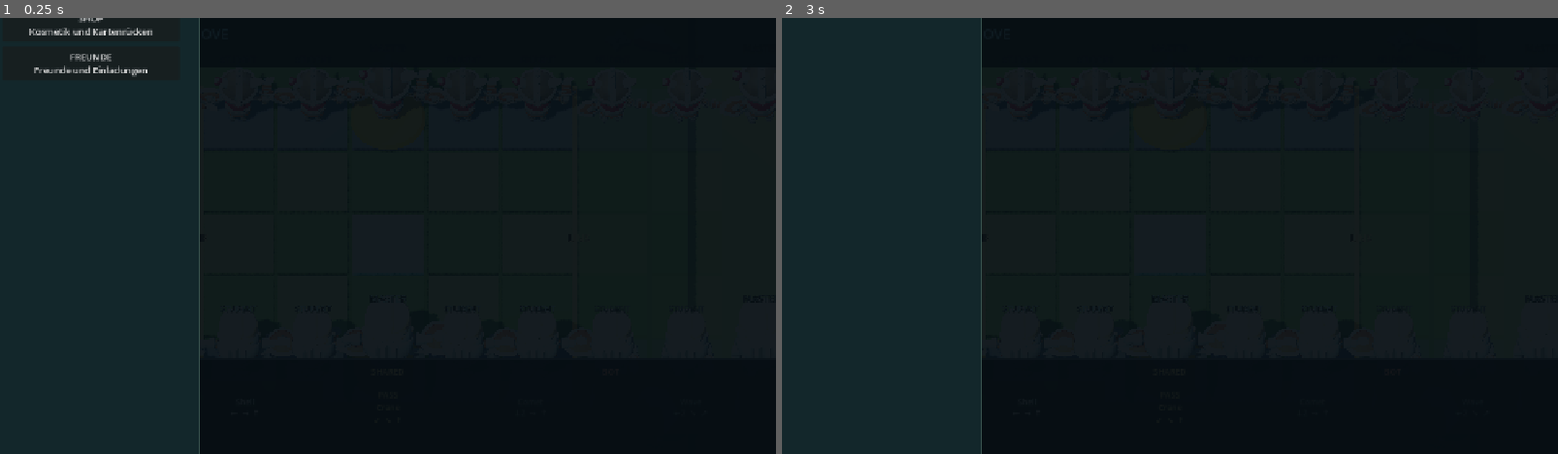
Above: before the commit, frames 1-2 (left to right).
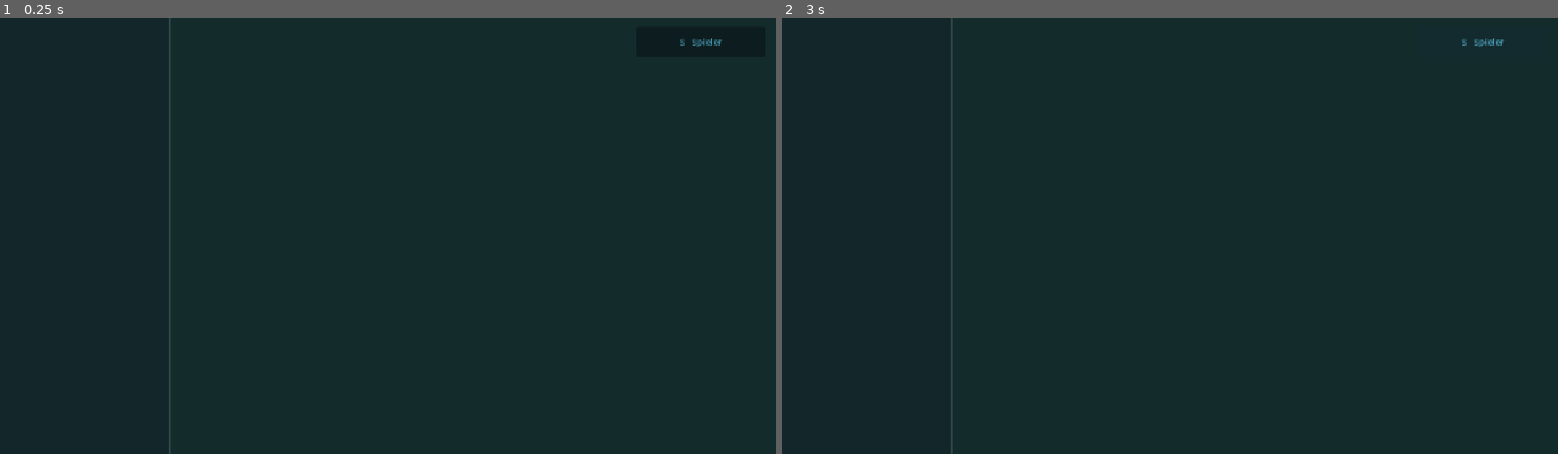
Above: after the commit, the same moments.

Repository: karl3yyyy/infinity-grid
Game: Godot game, scene res://scenes/main.tscn
Same seed, same stepped clock (60 frames per second), same inputs: the game is played once before the commit and once after it.
Inputs (mouse positions are in pixels of both pictures, inside the frame that each line leads up to):
- Up to frame 1 (0.25 s): no input
- Up to frame 2 (3 s): click (875, 26) at 0.5 s, where only the run before the commit has a clickable "SHOP Kosmetik und Kartenrücken"; click "Vortex ↙ ↘ ↑2" at 1.25 s; click "Shell ← → ↑" at 2 s; click (1480, 39) at 2.75 s, where only the run after the commit has a clickable "S Spieler"

The runs differ from the first frame. In frame 1, 25% of the frame differs, in the area x 3-100%, y 0-100%; in frame 2, 25%, in the area x 21-100%, y 0-100%.

Commit message:
Center game modes in full-screen menu

Diff:
--- a/scripts/battle/onitama_battle_manager.gd
+++ b/scripts/battle/onitama_battle_manager.gd
@@ -45,6 +45,7 @@
 	player_controller.cancel_requested.connect(_on_cancel_requested)
 	battle_ui.card_selected.connect(_on_card_selected)
 	battle_ui.bot_training_requested.connect(_start_bot_training)
+	battle_ui.local_multiplayer_requested.connect(_start_local_multiplayer)
 	battle_ui.restart_pressed.connect(_restart_battle)
 	battle_ui.quit_pressed.connect(func() -> void: get_tree().quit())
 	_deal_cards()
@@ -88,6 +89,8 @@
 func _show_title_menu() -> void:
 	input_locked = true
 	player_controller.enabled = false
+	grid_manager.get_parent().visible = false
+	battle_ui.main_menu.open_menu(false)
 	camera_controller.set_player_view(0)
 	_refresh_ui()
 	battle_ui.set_instruction("Choose a mode to begin.")
@@ -97,6 +100,7 @@
 	if battle_over:
 		return
 	battle_ui.main_menu.close_menu()
+	grid_manager.get_parent().visible = true
 	bot_opponent_enabled = true
 	battle_ui.set_opponent_bot(true)
 	input_locked = false
@@ -104,6 +108,20 @@
 	camera_controller.set_player_view(current_player)
 	_refresh_ui()
 	battle_ui.set_instruction("Player 1: choose a movement card, then a figure and a highlighted destination.")
+
+
+func _start_local_multiplayer() -> void:
+	if battle_over:
+		return
+	battle_ui.main_menu.close_menu()
+	grid_manager.get_parent().visible = true
+	bot_opponent_enabled = false
+	battle_ui.set_opponent_bot(false)
+	input_locked = false
+	player_controller.enabled = true
+	camera_controller.set_player_view(0)
+	_refresh_ui()
+	battle_ui.set_instruction("Player 1: choose a movement card, then pass the device after your move.")
 
 
 func _on_card_selected(team_id: int, slot: int) -> void:
--- a/scripts/ui/main_menu.gd
+++ b/scripts/ui/main_menu.gd
@@ -2,6 +2,7 @@
 extends Control
 
 signal bot_training_requested
+signal local_multiplayer_requested
 signal quit_requested
 
 const MovementCardScript := preload("res://scripts/battle/movement_card.gd")
@@ -14,6 +15,7 @@
 var avatar_index: int = 0
 var _panel: PanelContainer
 var _content: VBoxContainer
+var _profile_button: Button
 var _resume_available: bool = false
 
 
@@ -38,7 +40,7 @@
 
 func _build_shell() -> void:
 	var backdrop := ColorRect.new()
-	backdrop.color = Color(0.025, 0.055, 0.075, 0.94)
+	backdrop.color = Color("142b2c")
 	backdrop.set_anchors_and_offsets_preset(Control.PRESET_FULL_RECT)
 	backdrop.mouse_filter = Control.MOUSE_FILTER_STOP
 	add_child(backdrop)
@@ -54,39 +56,36 @@
 	margin.add_theme_constant_override("margin_bottom", 18)
 	_panel.add_child(margin)
 	_content = VBoxContainer.new()
-	_content.add_theme_constant_override("separation", 12)
+	_content.add_theme_constant_override("separation", 16)
+	_content.alignment = BoxContainer.ALIGNMENT_CENTER
 	margin.add_child(_content)
+	_profile_button = Button.new()
+	_profile_button.anchor_left = 1.0
+	_profile_button.anchor_right = 1.0
+	_profile_button.offset_left = -210.0
+	_profile_button.offset_top = 18.0
+	_profile_button.offset_right = -22.0
+	_profile_button.offset_bottom = 70.0
+	_profile_button.add_theme_font_size_override("font_size", 15)
+	_profile_button.pressed.connect(_show_profile)
+	add_child(_profile_button)
 	add_to_group("interactive_ui")
 
 
 func _show_home() -> void:
 	_clear_content()
+	_update_profile_button()
 	var eyebrow := _make_label("INFINITY GRID  /  ECHOES OF THE MEADOW", 13, Color("e6bd70"))
 	_content.add_child(eyebrow)
-	_content.add_child(_make_label("Eine Arena. Zwei Seiten. Kein Ende.", 28, Color("f0f4df")))
-	_content.add_child(_make_label("Dein Meister und vier Schüler warten auf den nächsten Zug.", 15, Color("afc2b6")))
-
-	var profile_button := Button.new()
-	profile_button.text = "%s     %s" % [_avatar_initial(), profile_name]
-	profile_button.custom_minimum_size = Vector2(0.0, 48.0)
-	profile_button.alignment = HORIZONTAL_ALIGNMENT_LEFT
-	profile_button.modulate = AVATAR_COLORS[avatar_index]
-	profile_button.pressed.connect(func() -> void: _show_profile())
-	_content.add_child(profile_button)
-
-	var modes := GridContainer.new()
-	modes.columns = 2
-	modes.add_theme_constant_override("h_separation", 8)
-	modes.add_theme_constant_override("v_separation", 8)
-	_content.add_child(modes)
-	_add_menu_button(modes, "SCHNELLES SPIEL", "Online-Gegner suchen", _show_online_page.bind("SCHNELLES SPIEL"))
-	_add_menu_button(modes, "MEHRSPIELER", "Online-Modi und Einladungen", _show_online_page.bind("MEHRSPIELER"))
-	_add_menu_button(modes, "BOT-TRAINING", "Lokale Partie starten", _start_bot_training)
-	_add_menu_button(modes, "RANKED", "Wertungskampf online", _show_online_page.bind("RANKED"))
-	_add_menu_button(modes, "SAMMLUNG", "Deine Bewegungskarten", _show_collection)
-	_add_menu_button(modes, "SHOP", "Kosmetik und Kartenrücken", _show_online_page.bind("SHOP"))
-	_add_menu_button(modes, "RANGLISTE", "Globale Platzierungen", _show_online_page.bind("RANGLISTE"))
-	_add_menu_button(modes, "FREUNDE", "Freunde und Einladungen", _show_online_page.bind("FREUNDE"))
+	_content.add_child(_make_label("Eine Arena. Zwei Seiten. Kein Ende.", 26, Color("f0f4df")))
+	_content.add_child(_make_label("Dein Meister und vier Schüler warten auf den nächsten Zug.", 14, Color("afc2b6")))
+	var spacer := Control.new()
+	spacer.custom_minimum_size.y = 22.0
+	_content.add_child(spacer)
+	_add_menu_button(_content, "SCHNELLES SPIEL", "Sofort gegen einen Bot", _start_bot_training)
+	_add_menu_button(_content, "MULTIPLAYER", "Lokal auf einem Gerät oder online", _show_multiplayer)
+	_add_menu_button(_content, "SAMMLUNG", "Deine Bewegungskarten", _show_collection)
+	_add_menu_button(_content, "SHOP", "Kosmetik und Kartenrücken", _show_online_page.bind("SHOP"))
 
 	var footer := HBoxContainer.new()
 	footer.add_theme_constant_override("separation", 10)
@@ -98,11 +97,21 @@
 	quit_button.custom_minimum_size = Vector2(110.0, 42.0)
 	quit_button.pressed.connect(func() -> void: quit_requested.emit())
 	footer.add_child(quit_button)
-	_content.add_child(_make_label("Online-Modi benötigen noch einen Spielserver.", 12, Color("d9a07c")))
+	_content.add_child(_make_label("Online-Funktionen benötigen noch einen Spielserver.", 12, Color("d9a07c")))
+
+
+func _show_multiplayer() -> void:
+	_clear_content()
+	_content.add_child(_make_label("MULTIPLAYER", 26, Color("f0f4df")))
+	_content.add_child(_make_label("Wähle, wie ihr spielen möchtet.", 15, Color("afc2b6")))
+	_add_menu_button(_content, "AUF DIESEM GERÄT", "Abwechselnd mit einer zweiten Person spielen", _start_local_multiplayer)
+	_add_menu_button(_content, "ONLINE", "Noch nicht verfügbar: Spielserver fehlt", _show_online_page.bind("ONLINE"))
+	_add_menu_button(_content, "ZURÜCK", "", _show_home)
 
 
 func _show_online_page(mode_name: String) -> void:
 	_clear_content()
+	_update_profile_button()
 	_content.add_child(_make_label(mode_name, 26, Color("f0f4df")))
 	_content.add_child(_make_label(
 		"Die Online-Verbindung ist noch nicht eingerichtet. Es gibt noch keinen Matchmaking-, Freunde- oder Ranglistenserver.",
@@ -110,7 +119,6 @@
 		Color("afc2b6")
 	))
 	_content.add_child(_make_label("Dein Profilname und Avatar werden lokal auf diesem Gerät gespeichert.", 14, Color("8fa69a")))
-	_add_menu_button(_content, "BOT-TRAINING STARTEN", "", _start_bot_training)
 	_add_menu_button(_content, "ZURÜCK", "", _show_home)
 
 
@@ -178,6 +186,11 @@
 	bot_training_requested.emit()
 
 
+func _start_local_multiplayer() -> void:
+	close_menu()
+	local_multiplayer_requested.emit()
+
+
 func _add_menu_button(parent: Control, title: String, subtitle: String, action: Callable) -> void:
 	var button := Button.new()
 	button.text = title if subtitle.is_empty() else "%s\n%s" % [title, subtitle]
@@ -228,13 +241,24 @@
 	if viewport_size.x < 720.0:
 		_panel.set_anchors_and_offsets_preset(Control.PRESET_FULL_RECT)
 		_panel.offset_left = 12.0
-		_panel.offset_top = 12.0
+		_panel.offset_top = 82.0
 		_panel.offset_right = -12.0
 		_panel.offset_bottom = -12.0
 	else:
 		_panel.set_anchors_preset(Control.PRESET_CENTER)
-		_panel.position = Vector2(-330.0, -350.0)
-		_panel.size = Vector2(660.0, 700.0)
+		_panel.position = Vector2(-280.0, -320.0)
+		_panel.size = Vector2(560.0, 640.0)
+	_profile_button.offset_left = -minf(230.0, viewport_size.x - 32.0)
+	_profile_button.offset_right = -18.0
+	_profile_button.offset_top = 14.0
+	_profile_button.offset_bottom = 64.0
+
+
+func _update_profile_button() -> void:
+	if _profile_button == null:
+		return
+	_profile_button.text = "%s   %s" % [_avatar_initial(), profile_name]
+	_profile_button.modulate = AVATAR_COLORS[avatar_index]
 
 
 func _panel_style(color: Color = Color("13272b")) -> StyleBoxFlat:
--- a/scripts/ui/onitama_ui.gd
+++ b/scripts/ui/onitama_ui.gd
@@ -3,6 +3,7 @@
 
 signal card_selected(team_id: int, slot: int)
 signal bot_training_requested
+signal local_multiplayer_requested
 signal restart_pressed
 signal quit_pressed
 
@@ -199,6 +200,7 @@
 	main_menu.name = "MainMenu"
 	add_child(main_menu)
 	main_menu.bot_training_requested.connect(func() -> void: bot_training_requested.emit())
+	main_menu.local_multiplayer_requested.connect(func() -> void: local_multiplayer_requested.emit())
 	main_menu.quit_requested.connect(func() -> void: quit_pressed.emit())
 
 
--- a/tests/test_runner.gd
+++ b/tests/test_runner.gd
@@ -26,10 +26,15 @@
 	_expect(ui != null, "Card-selection UI exists")
 	_expect(camera != null and camera.projection == Camera3D.PROJECTION_ORTHOGONAL and camera.pitch < deg_to_rad(70.0), "Board uses an oblique camera behind the active side")
 	if battle != null and ui != null:
-		_expect(ui.main_menu.visible and battle.input_locked, "Main menu opens before the first move")
-		battle._start_bot_training()
+		_expect(ui.main_menu.visible and battle.input_locked and not grid.get_parent().visible, "Opaque main menu opens before the board is shown")
+		ui.main_menu.local_multiplayer_requested.emit()
 		await process_frame
-		_expect(not ui.main_menu.visible and not battle.input_locked, "Bot training starts the board from the menu")
+		_expect(not ui.main_menu.visible and not battle.bot_opponent_enabled and grid.get_parent().visible, "Local multiplayer starts with the second hand enabled")
+		battle._show_title_menu()
+		_expect(ui.main_menu.visible and not grid.get_parent().visible, "Returning to the title hides the board again")
+		ui.main_menu.bot_training_requested.emit()
+		await process_frame
+		_expect(not ui.main_menu.visible and battle.bot_opponent_enabled and grid.get_parent().visible, "Quick play starts a visible bot match")
 	if ui != null:
 		ui._apply_responsive_layout(Vector2(390.0, 844.0))
 		_expect(ui.card_layout.columns == 1 and ui.tray.offset_top == -312.0, "Card HUD stacks for portrait mobile screens")
